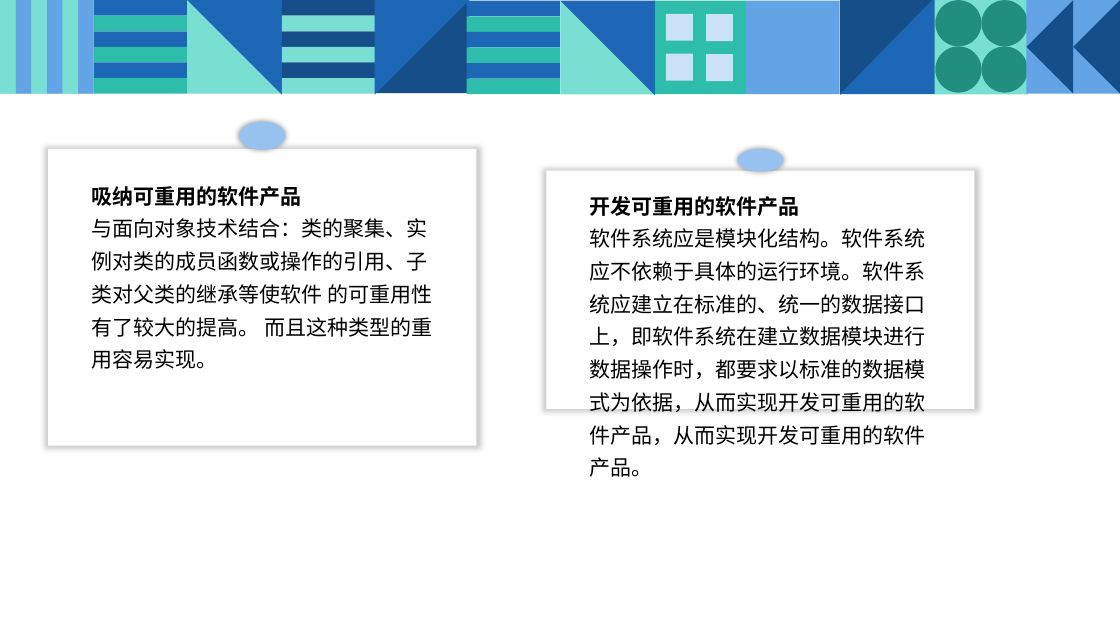
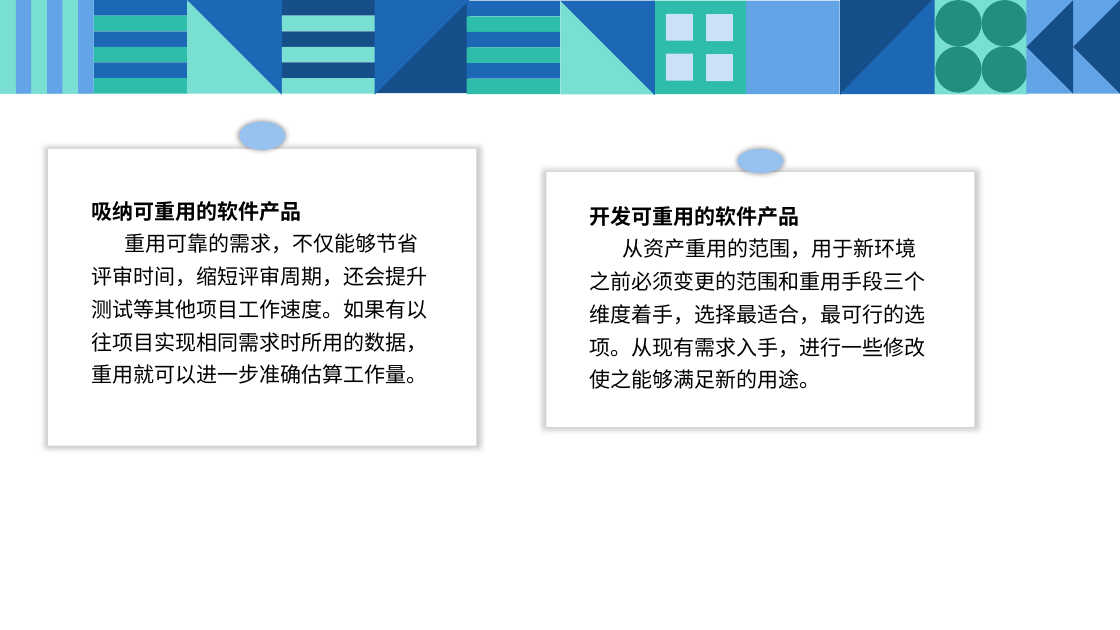
Before and after one commit to JanHonan/store, a slide deck: slide 20 of ppt/PRD2017-G2-项目计划PPT.pptx (slide 19 before the commit). Drawn at 1120x630 pixels with LibreOffice and Linux fonts; fonts in the diff are those of the drawing. Boxes give left, top, right and bottom in pixels: in the first picture for what was removed or moved away, otherwise in the second. Text is boxed around its words. In the diff, an @@ line names an element or a change of style, - is before the commit and + after.

Commit message:
项目计划  1.0.4.171028   项目计划ppt    1.0.4.171028   版本号命名规范

```diff
--- a/ppt/PRD2017-G2-项目计划PPT.pptx
+++ b/ppt/PRD2017-G2-项目计划PPT.pptx
@@ rectangle: place and size @@
-rectangle at <box>546,171,975,409</box>
+rectangle at <box>546,172,975,427</box>
@@ text "吸纳可重用的软件产品": place and size @@
-text "吸纳可重用的软件产品" at <box>91,186,432,369</box>
+text "吸纳可重用的软件产品" at <box>92,201,428,384</box>
@@ text at <box>590,206,926,389</box>: text changed @@
-开发可重用的软件产品 软件系统应是模块化结构。软件系统应不依赖于具体的运行环境。软件系统应建立在标准的、统一的数据接口上，即软件系统在建立数据模块进行数据操作时，都要求以标准的数据模式为依据，从而实现开发可重用的软件产品，从而实现开发可重用的软件产品。
+开发可重用的软件产品
+从资产重用的范围，用于新环境之前必须变更的范围和重用手段三个维度着手，选择最适合，最可行的选项。从现有需求入手，进行一些修改使之能够满足新的用途。
@@ text at <box>92,233,428,384</box>: text changed @@
-与面向对象技术结合：类的聚集、实例对类的成员函数或操作的引用、子类对父类的继承等使软件 的可重用性有了较大的提高。 而且这种类型的重用容易实现。
+重用可靠的需求，不仅能够节省评审时间，缩短评审周期，还会提升测试等其他项目工作速度。如果有以往项目实现相同需求时所用的数据，重用就可以进一步准确估算工作量。
```
Also in this commit, not shown: 4 other slides changed, 1 slide added, 2 other files.
